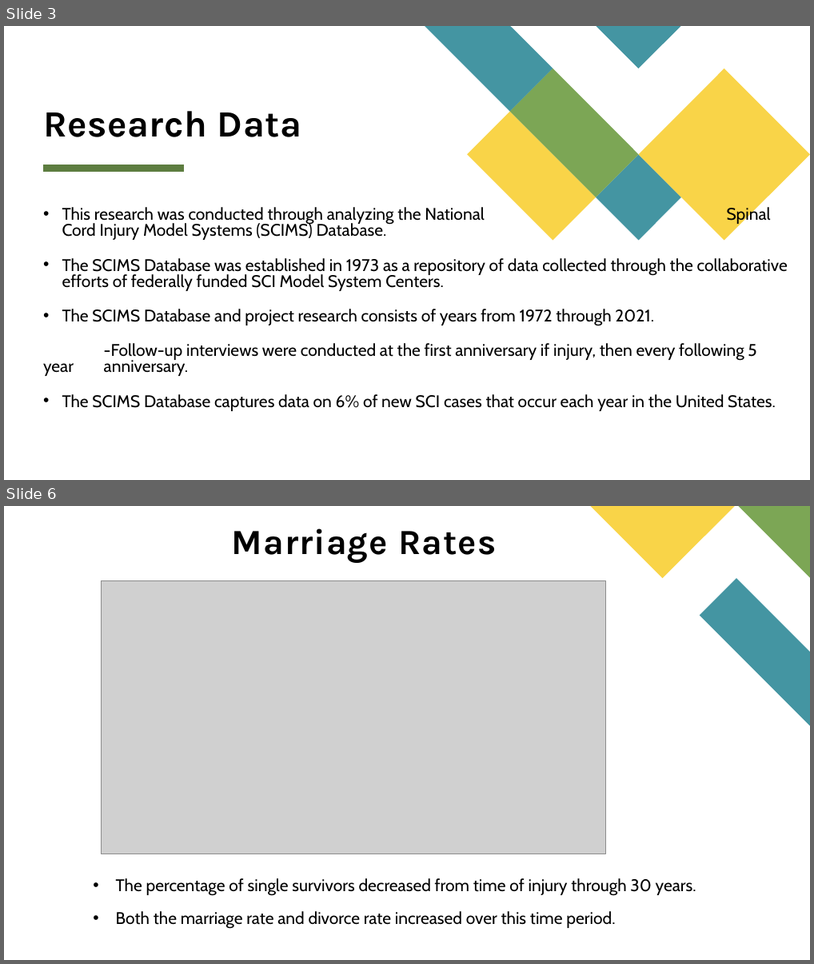
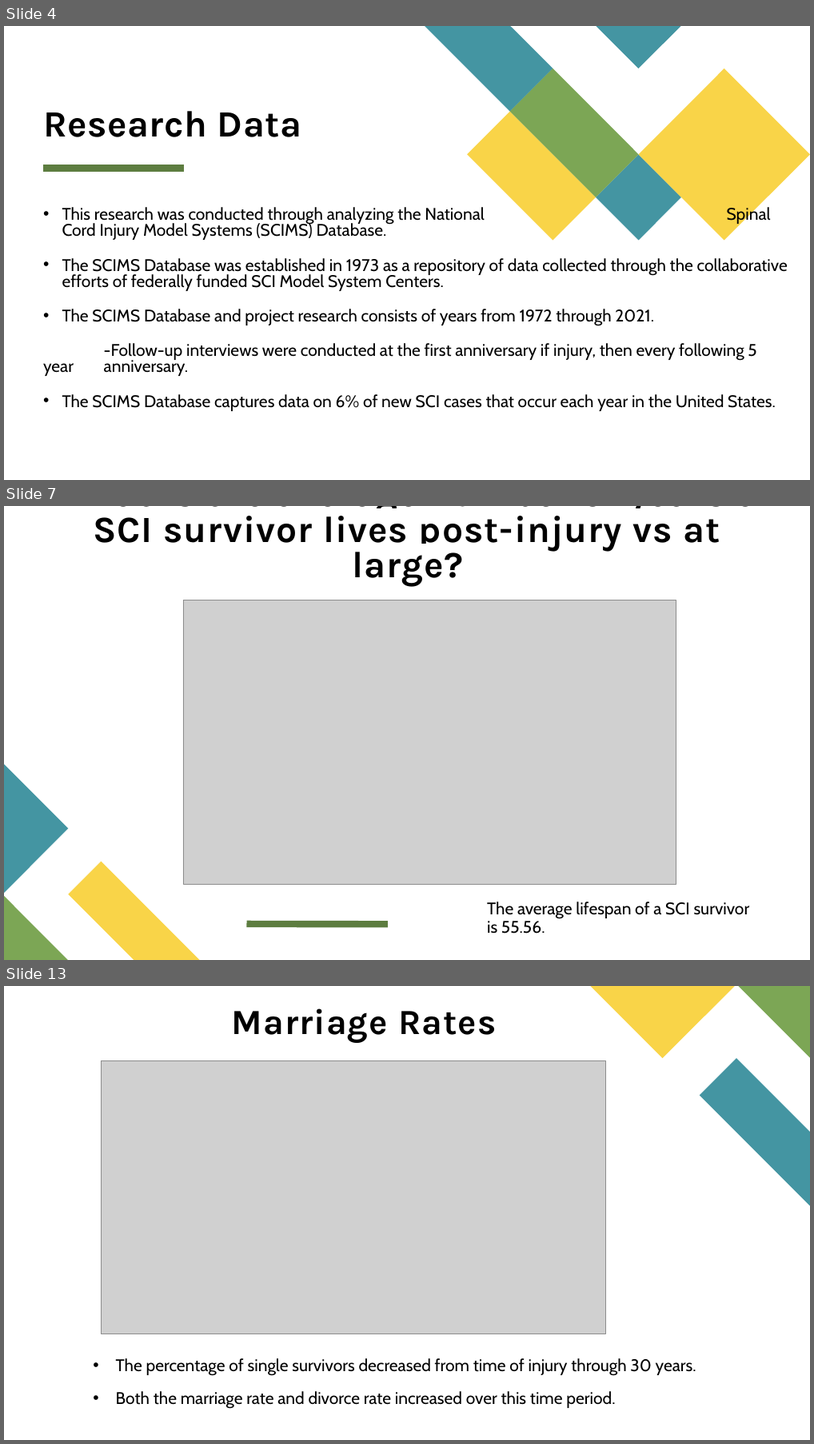
Before and after one commit to DanielMoralesII/Capstone, a slide deck: ppt/sci.pptx. Shown one above the other, each under a label of ours: slides 3 and 6 before the commit, slides 4, 7 and 13 after it; the slides between them are not shown. The pictures are 814x964 and 814x1444 pixels, drawn with LibreOffice and Linux fonts; fonts in the diff are those of the drawing; grey boxes stand for pictures. Boxes give left, top, right and bottom in pixels: in the first picture for what was removed or moved away, otherwise in the second. Text is boxed around its words. In the diff, an @@ line names an element or a change of style, - is before the commit and + after.

```diff
--- a/ppt/sci.pptx
+++ b/ppt/sci.pptx
@@ slide 7 added at box(4, 506, 810, 960), background #FFFFFF @@
@@ text added at box(55, 506, 758, 586), 44 pt, text #010101, bold @@
+What is the average number of years a SCI survivor lives post-injury vs at large?
@@ picture added at box(183, 600, 677, 884) @@
@@ freeform shape added at box(4, 764, 68, 892), fill #4495A2 @@
@@ freeform shape added at box(68, 861, 199, 960), fill #F9D448 @@
@@ freeform shape added at box(4, 896, 68, 960), fill #7CA655 @@
@@ text added at box(487, 901, 750, 933), 20 pt, text #000000 @@
+The average lifespan of a SCI survivor is 55.56.
@@ line added from (246, 924) to (388, 924), #5D7D40 8 pt @@
@@ what was slide 3 is now slide 4 @@
@@ what was slide 6 is now slide 13 @@
```
Also in this commit, not shown: 6 slides changed, 3 other slides added, 2 other files.
